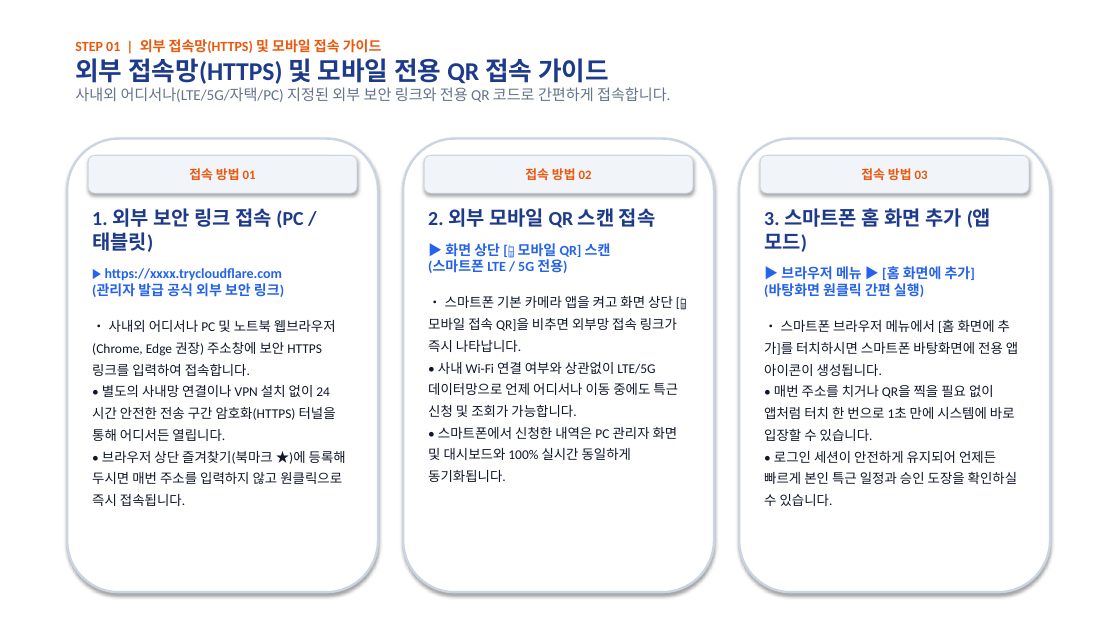
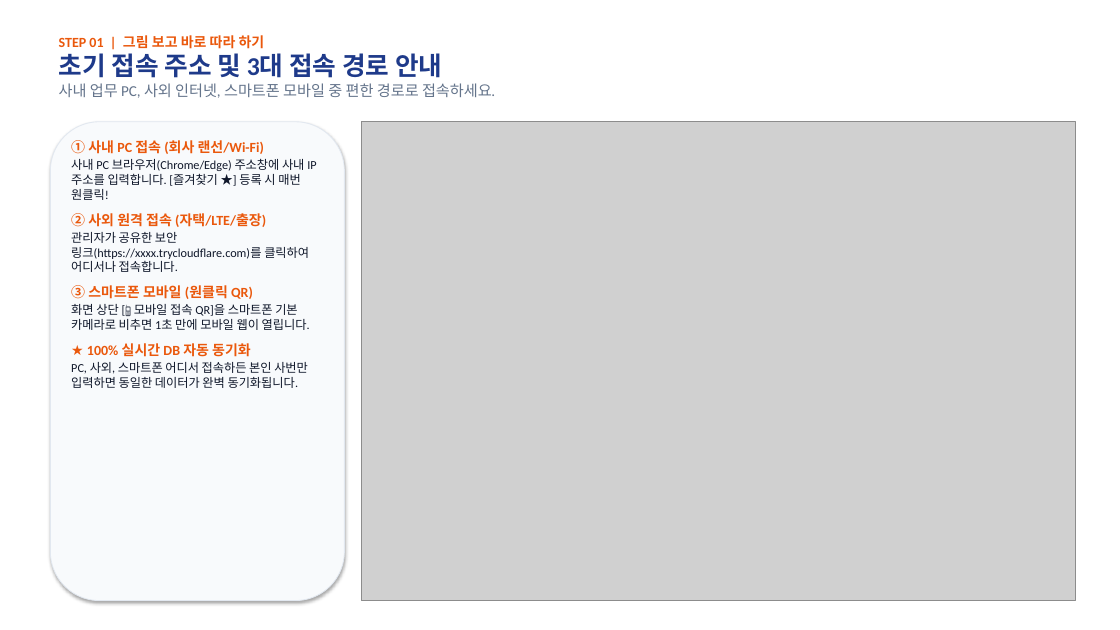
Before and after one commit to rorma34-lab/team-overtime-manager, a slide deck: slide 2 of Overtime_User_Manual.pptx. Drawn at 1120x630 pixels with LibreOffice and Linux fonts; fonts in the diff are those of the drawing; grey boxes stand for pictures. Boxes give left, top, right and bottom in pixels: in the first picture for what was removed or moved away, otherwise in the second. Text is boxed around its words. In the diff, an @@ line names an element or a change of style, - is before the commit and + after.

```diff
--- a/Overtime_User_Manual.pptx
+++ b/Overtime_User_Manual.pptx
@@ text at [59,35,495,98]: text changed @@
-STEP 01 | 외부 접속망(HTTPS) 및 모바일 접속 가이드
-외부 접속망(HTTPS) 및 모바일 전용 QR 접속 가이드
-사내외 어디서나(LTE/5G/자택/PC) 지정된 외부 보안 링크와 전용 QR 코드로 간편하게 접속합니다.
+STEP 01 | 그림 보고 바로 따라 하기
+초기 접속 주소 및 3대 접속 경로 안내
+사내 업무 PC, 사외 인터넷, 스마트폰 모바일 중 편한 경로로 접속하세요.
@@ rounded rectangle: place and size @@
-rounded rectangle at [67,139,378,592]
+rounded rectangle at [50,122,344,601]
@@ rounded rectangle at [50,122,344,601]: fill #FFFFFF to #F8FAFC; outline #CBD5E1 2 pt to #E2E8F0 0.75 pt @@
@@ text added at [71,140,316,388], 10.5 pt, text #0F172A @@
+① 사내 PC 접속 (회사 랜선/Wi-Fi)
+사내 PC 브라우저(Chrome/Edge) 주소창에 사내 IP 주소를 입력합니다. [즐겨찾기 ★] 등록 시 매번 원클릭!
+② 사외 원격 접속 (자택/LTE/출장)
+관리자가 공유한 보안 링크(https://xxxx.trycloudflare.com)를 클릭하여 어디서나 접속합니다.
+③ 스마트폰 모바일 (원클릭 QR)
+화면 상단 [📱 모바일 접속 QR]을 스마트폰 기본 카메라로 비추면 1초 만에 모바일 웹이 열립니다.
+★ 100% 실시간 DB 자동 동기화
+PC, 사외, 스마트폰 어디서 접속하든 본인 사번만 입력하면 동일한 데이터가 완벽 동기화됩니다.
@@ picture added at [361,122,1075,601] @@
@@ rounded rectangle removed at [403,139,714,592] @@
@@ rounded rectangle removed at [739,139,1050,592] @@
@@ rounded rectangle removed at [88,155,357,193] @@
-접속 방법 01
@@ rounded rectangle removed at [424,155,693,193] @@
-접속 방법 02
@@ rounded rectangle removed at [760,155,1029,193] @@
-접속 방법 03
@@ text removed at [92,208,346,506] @@
-1. 외부 보안 링크 접속 (PC / 태블릿)
-▶ https://xxxx.trycloudflare.com
-(관리자 발급 공식 외부 보안 링크)
-• 사내외 어디서나 PC 및 노트북 웹브라우저(Chrome, Edge 권장) 주소창에 보안 HTTPS 링크를 입력하여 접속합니다.
-• 별도의 사내망 연결이나 VPN 설치 없이 24시간 안전한 전송 구간 암호화(HTTPS) 터널을 통해 어디서든 열립니다.
-• 브라우저 상단 즐겨찾기(북마크 ★)에 등록해 두시면 매번 주소를 입력하지 않고 원클릭으로 즉시 접속됩니다.
@@ text removed at [428,208,678,482] @@
-2. 외부 모바일 QR 스캔 접속
-▶ 화면 상단 [📱 모바일 QR] 스캔
-(스마트폰 LTE / 5G 전용)
-• 스마트폰 기본 카메라 앱을 켜고 화면 상단 [📱 모바일 접속 QR]을 비추면 외부망 접속 링크가 즉시 나타납니다.
-• 사내 Wi-Fi 연결 여부와 상관없이 LTE/5G 데이터망으로 언제 어디서나 이동 중에도 특근 신청 및 조회가 가능합니다.
-• 스마트폰에서 신청한 내역은 PC 관리자 화면 및 대시보드와 100% 실시간 동일하게 동기화됩니다.
@@ text removed at [764,208,1018,506] @@
-3. 스마트폰 홈 화면 추가 (앱 모드)
-▶ 브라우저 메뉴 ▶ [홈 화면에 추가]
-(바탕화면 원클릭 간편 실행)
-• 스마트폰 브라우저 메뉴에서 [홈 화면에 추가]를 터치하시면 스마트폰 바탕화면에 전용 앱 아이콘이 생성됩니다.
-• 매번 주소를 치거나 QR을 찍을 필요 없이 앱처럼 터치 한 번으로 1초 만에 시스템에 바로 입장할 수 있습니다.
-• 로그인 세션이 안전하게 유지되어 언제든 빠르게 본인 특근 일정과 승인 도장을 확인하실 수 있습니다.
```
Also in this commit, not shown: 3 other slides changed, 5 slides added, 7 slides removed, 6 other files.
